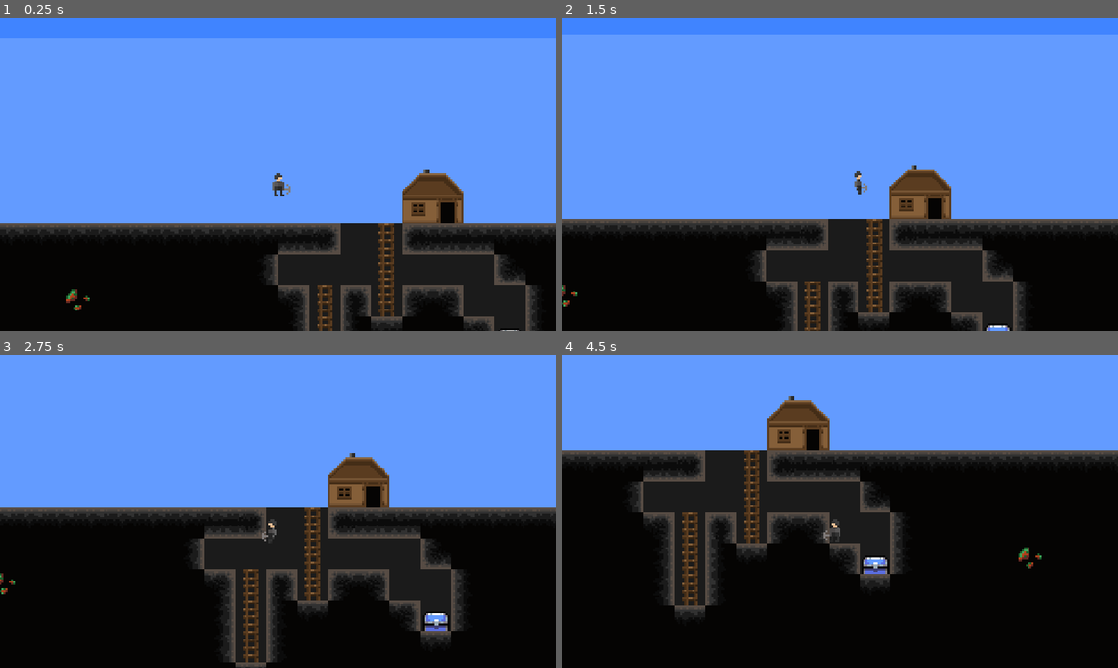
Above: before the commit, frames 1-4 (two rows, left to right).
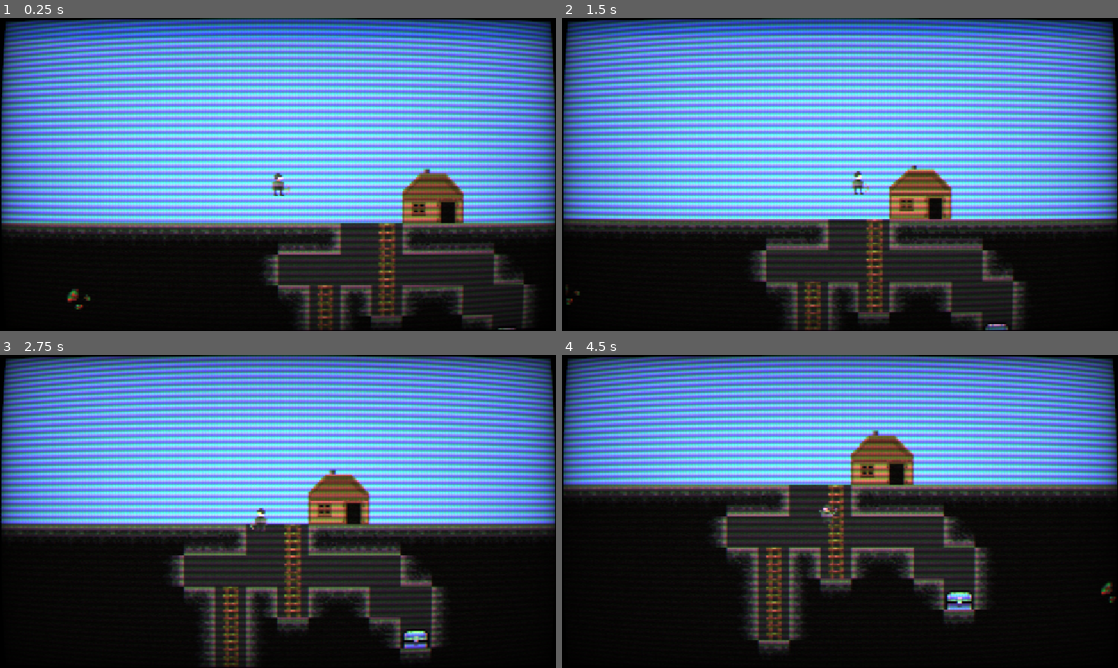
Above: after the commit, the same moments.

Repository: jonasz-lazar-pwr/hollow-depths-game
Game: Godot game, scene res://scenes/game.tscn
Two runs of this game, one before a commit and one after it. Both use one fixed random seed, a clock stepped at 60 frames per second and the inputs below.
Inputs (mouse positions are in pixels of both pictures, inside the frame that each line leads up to):
- Up to frame 1 (0.25 s): no input
- Up to frame 2 (1.5 s): move the mouse to (962, 158) at 0.52 s; press the mouse at (962, 158) at 0.53 s; hold D (right) from 0.53 s (still down); tap Space (jump) at 0.77, 0.8, 1.07, 1.35 s; move the mouse to (728, 190) at 1.27 s; release the mouse at (728, 190) at 1.28 s
- Up to frame 3 (2.75 s): tap Space (jump) at 1.52, 1.82, 2.3 s; click (166, 527) at 1.55 s; move the mouse to (333, 442) at 2.02 s; release D (right) at 2.03 s; press the mouse at (333, 442) at 2.03 s; hold A (left) from 2.03 s (still down)
- Up to frame 4 (4.5 s): move the mouse to (812, 574) at 2.77 s; release A (left) at 2.78 s; release the mouse at (812, 574) at 2.78 s; hold D (right) 2.78-4.28 s; click (812, 574) at 2.85 s; tap Space (jump) at 3.02, 3.32, 3.6, 3.77, 4.07 s; move the mouse to (1006, 558) at 3.52 s; move the mouse to (673, 464) at 4.27 s; hold A (left) from 4.28 s (still down); click (673, 464) at 4.35 s

The runs differ from the first frame. In frame 1, 64% of the frame differs, in the area x 0-100%, y 0-100%; in frame 2, 63%; in frame 3, 64%; in frame 4, 57%.

Commit message:
add digging

Diff:
--- /dev/null
+++ b/scenes/crt_shader.tscn
@@ -0,0 +1,34 @@
+[gd_scene load_steps=3 format=3 uid="uid://dubr81815qgi"]
+
+[ext_resource type="Shader" uid="uid://dtcblh51mq0of" path="res://shaders/crt.gdshader" id="1_70rfk"]
+
+[sub_resource type="ShaderMaterial" id="ShaderMaterial_ne4ig"]
+shader = ExtResource("1_70rfk")
+shader_parameter/resolution = Vector2(640, 360)
+shader_parameter/scan_line_amount = 1.0
+shader_parameter/warp_amount = 0.1
+shader_parameter/noise_amount = 0.03
+shader_parameter/interference_amount = 0.2
+shader_parameter/grille_amount = 0.1
+shader_parameter/grille_size = 1.0
+shader_parameter/vignette_amount = 0.6
+shader_parameter/vignette_intensity = 0.4
+shader_parameter/aberation_amount = 0.5
+shader_parameter/roll_line_amount = 0.0
+shader_parameter/roll_speed = 1.0
+shader_parameter/scan_line_strength = -8.0
+shader_parameter/pixel_strength = -2.0
+
+[node name="CRT_Shader" type="Control"]
+layout_mode = 3
+anchors_preset = 15
+anchor_right = 1.0
+anchor_bottom = 1.0
+grow_horizontal = 2
+grow_vertical = 2
+
+[node name="ColorRect" type="ColorRect" parent="."]
+material = SubResource("ShaderMaterial_ne4ig")
+layout_mode = 0
+offset_right = 1153.0
+offset_bottom = 649.0
--- a/scenes/game.tscn
+++ b/scenes/game.tscn
@@ -1,7 +1,8 @@
-[gd_scene load_steps=15 format=4 uid="uid://b1kkjep7v1n52"]
+[gd_scene load_steps=16 format=4 uid="uid://b1kkjep7v1n52"]
 
 [ext_resource type="PackedScene" uid="uid://4yp0qu72jr2b" path="res://scenes/player.tscn" id="1_uwrxv"]
 [ext_resource type="Texture2D" uid="uid://bcm1qkp4dydjd" path="res://assets/sprites/Miner16Bit_AllFiles_v1/Miner16Bit_WorldTiles_02.png" id="1_yqjtg"]
+[ext_resource type="PackedScene" uid="uid://dubr81815qgi" path="res://scenes/crt_shader.tscn" id="2_gee14"]
 [ext_resource type="Texture2D" uid="uid://c637msvthmlc2" path="res://assets/sprites/other/sheet.png" id="2_lnu2h"]
 [ext_resource type="Texture2D" uid="uid://4upmho5qau0g" path="res://assets/sprites/other/Tileset_Cave.png" id="3_iywne"]
 [ext_resource type="Texture2D" uid="uid://7a3no0tyqneu" path="res://assets/sprites/other/tilesetcave.png" id="4_p57ef"]
@@ -9,47 +10,86 @@
 [ext_resource type="PackedScene" uid="uid://dmf6diflfftrc" path="res://scenes/ladder.tscn" id="7_u5sy4"]
 
 [sub_resource type="WorldBoundaryShape2D" id="WorldBoundaryShape2D_yqjtg"]
+distance = -356.0
 
 [sub_resource type="WorldBoundaryShape2D" id="WorldBoundaryShape2D_lnu2h"]
-distance = -136.0
+distance = -524.0
 
 [sub_resource type="TileSetAtlasSource" id="TileSetAtlasSource_lnu2h"]
 texture = ExtResource("1_yqjtg")
 0:0/0 = 0
 0:0/0/physics_layer_0/polygon_0/points = PackedVector2Array(-8, -8, 8, -8, 8, 8, -8, 8)
+0:0/0/custom_data_0 = true
+0:0/0/custom_data_1 = 1.0
 2:0/0 = 0
 2:0/0/physics_layer_0/polygon_0/points = PackedVector2Array(-8, -8, 8, -8, 8, 8, -8, 8)
+2:0/0/custom_data_0 = true
+2:0/0/custom_data_1 = 1.0
 3:0/0 = 0
+3:0/0/custom_data_0 = true
+3:0/0/custom_data_1 = 10.0
 4:0/0 = 0
 4:0/0/physics_layer_0/polygon_0/points = PackedVector2Array(-8, -8, 8, -8, 8, 8, -8, 8)
+4:0/0/custom_data_0 = true
+4:0/0/custom_data_1 = 1.0
 5:0/0 = 0
+5:0/0/custom_data_0 = true
+5:0/0/custom_data_1 = 1.0
 6:0/0 = 0
+6:0/0/custom_data_0 = true
+6:0/0/custom_data_1 = 1.0
 7:0/0 = 0
 0:1/0 = 0
 0:1/0/physics_layer_0/polygon_0/points = PackedVector2Array(-8, -8, 8, -8, 8, 8, -8, 8)
+0:1/0/custom_data_0 = true
+0:1/0/custom_data_1 = 1.0
 1:1/0 = 0
 1:1/0/physics_layer_0/polygon_0/points = PackedVector2Array(-8, -8, 8, -8, 8, 8, -8, 8)
+1:1/0/custom_data_0 = true
+1:1/0/custom_data_1 = 1.0
 2:1/0 = 0
 2:1/0/physics_layer_0/polygon_0/points = PackedVector2Array(-8, -8, 8, -8, 8, 8, -8, 8)
+2:1/0/custom_data_0 = true
+2:1/0/custom_data_1 = 1.0
 4:1/0 = 0
 4:1/0/physics_layer_0/polygon_0/points = PackedVector2Array(-8, -8, 8, -8, 8, 8, -8, 8)
+4:1/0/custom_data_0 = true
+4:1/0/custom_data_1 = 1.0
 5:1/0 = 0
+5:1/0/custom_data_0 = true
+5:1/0/custom_data_1 = 1.0
 6:1/0 = 0
+6:1/0/custom_data_0 = true
+6:1/0/custom_data_1 = 1.0
 7:1/0 = 0
 0:2/0 = 0
 0:2/0/physics_layer_0/polygon_0/points = PackedVector2Array(-8, -8, 8, -8, 8, 8, -8, 8)
+0:2/0/custom_data_0 = true
+0:2/0/custom_data_1 = 1.0
 1:2/0 = 0
 1:2/0/physics_layer_0/polygon_0/points = PackedVector2Array(-8, -8, 8, -8, 8, 8, -8, 8)
+1:2/0/custom_data_0 = true
+1:2/0/custom_data_1 = 1.0
 2:2/0 = 0
 2:2/0/physics_layer_0/polygon_0/points = PackedVector2Array(-8, -8, 8, -8, 8, 8, -8, 8)
+2:2/0/custom_data_0 = true
+2:2/0/custom_data_1 = 1.0
 3:2/0 = 0
 3:2/0/physics_layer_0/polygon_0/points = PackedVector2Array(-8, -8, 8, -8, 8, 8, -8, 8)
+3:2/0/custom_data_0 = true
+3:2/0/custom_data_1 = 1.0
 4:2/0 = 0
 4:2/0/physics_layer_0/polygon_0/points = PackedVector2Array(-8, -8, 8, -8, 8, 8, -8, 8)
+4:2/0/custom_data_0 = true
+4:2/0/custom_data_1 = 1.0
 5:2/0 = 0
 5:2/0/physics_layer_0/polygon_0/points = PackedVector2Array(-8, -8, 8, -8, 8, 8, -8, 8)
+5:2/0/custom_data_0 = true
+5:2/0/custom_data_1 = 1.0
 6:2/0 = 0
 6:2/0/physics_layer_0/polygon_0/points = PackedVector2Array(-8, -8, 8, -8, 8, 8, -8, 8)
+6:2/0/custom_data_0 = true
+6:2/0/custom_data_1 = 1.0
 7:2/0 = 0
 0:3/0 = 0
 1:3/0 = 0
@@ -57,6 +97,7 @@
 3:3/0 = 0
 4:3/0 = 0
 4:3/0/physics_layer_0/polygon_0/points = PackedVector2Array(-8, -8, 8, -8, 8, 8, -8, 8)
+4:3/0/custom_data_0 = true
 5:3/0 = 0
 0:4/0 = 0
 2:4/0 = 0
@@ -80,6 +121,8 @@
 7:7/0 = 0
 1:0/0 = 0
 1:0/0/physics_layer_0/polygon_0/points = PackedVector2Array(-8, -8, 8, -8, 8, 8, -8, 8)
+1:0/0/custom_data_0 = true
+1:0/0/custom_data_1 = 1.0
 
 [sub_resource type="TileSetAtlasSource" id="TileSetAtlasSource_lbhrr"]
 texture = ExtResource("2_lnu2h")
@@ -287,6 +330,10 @@
 
 [sub_resource type="TileSet" id="TileSet_lbhrr"]
 physics_layer_0/collision_layer = 1
+custom_data_layer_0/name = "diggable"
+custom_data_layer_0/type = 1
+custom_data_layer_1/name = "dig_time"
+custom_data_layer_1/type = 3
 sources/3 = SubResource("TileSetAtlasSource_lnu2h")
 sources/4 = SubResource("TileSetAtlasSource_lbhrr")
 sources/5 = SubResource("TileSetAtlasSource_u5sy4")
@@ -299,6 +346,13 @@
 volume_db = -20.0
 autoplay = true
 
+[node name="CRT_Shader" parent="." instance=ExtResource("2_gee14")]
+z_index = 4096
+offset_left = -551.0
+offset_top = -325.0
+offset_right = 753.0
+offset_bottom = 453.0
+
 [node name="LeftBoundry" type="StaticBody2D" parent="."]
 position = Vector2(0, -9)
 
@@ -347,8 +401,9 @@
 [node name="Ladder6" parent="Ladders" instance=ExtResource("7_u5sy4")]
 position = Vector2(25, 40)
 
-[node name="Player" parent="." instance=ExtResource("1_uwrxv")]
+[node name="Player" parent="." node_paths=PackedStringArray("ground_tilemap") instance=ExtResource("1_uwrxv")]
 position = Vector2(0, -19)
+ground_tilemap = NodePath("../TileMap/Ground")
 
 [node name="Camera2D" type="Camera2D" parent="Player"]
 position = Vector2(0, -8)
--- a/scenes/player.tscn
+++ b/scenes/player.tscn
@@ -19,6 +19,74 @@
 atlas = ExtResource("2_g2els")
 region = Rect2(48, 80, 16, 16)
 
+[sub_resource type="AtlasTexture" id="AtlasTexture_60mlk"]
+atlas = ExtResource("2_g2els")
+region = Rect2(0, 96, 16, 16)
+
+[sub_resource type="AtlasTexture" id="AtlasTexture_i4ail"]
+atlas = ExtResource("2_g2els")
+region = Rect2(16, 96, 16, 16)
+
+[sub_resource type="AtlasTexture" id="AtlasTexture_a38lo"]
+atlas = ExtResource("2_g2els")
+region = Rect2(32, 96, 16, 16)
+
+[sub_resource type="AtlasTexture" id="AtlasTexture_4ni07"]
+atlas = ExtResource("2_g2els")
+region = Rect2(48, 96, 16, 16)
+
+[sub_resource type="AtlasTexture" id="AtlasTexture_l71n6"]
+atlas = ExtResource("2_g2els")
+region = Rect2(64, 96, 16, 16)
+
+[sub_resource type="AtlasTexture" id="AtlasTexture_f1ej7"]
+atlas = ExtResource("2_g2els")
+region = Rect2(0, 32, 16, 16)
+
+[sub_resource type="AtlasTexture" id="AtlasTexture_oprun"]
+atlas = ExtResource("2_g2els")
+region = Rect2(16, 32, 16, 16)
+
+[sub_resource type="AtlasTexture" id="AtlasTexture_a8ls1"]
+atlas = ExtResource("2_g2els")
+region = Rect2(32, 32, 16, 16)
+
+[sub_resource type="AtlasTexture" id="AtlasTexture_qfm1y"]
+atlas = ExtResource("2_g2els")
+region = Rect2(48, 32, 16, 16)
+
+[sub_resource type="AtlasTexture" id="AtlasTexture_fulsm"]
+atlas = ExtResource("2_g2els")
+region = Rect2(64, 32, 16, 16)
+
+[sub_resource type="AtlasTexture" id="AtlasTexture_4r5pv"]
+atlas = ExtResource("2_g2els")
+region = Rect2(80, 32, 16, 16)
+
+[sub_resource type="AtlasTexture" id="AtlasTexture_ke2ow"]
+atlas = ExtResource("2_g2els")
+region = Rect2(0, 48, 16, 16)
+
+[sub_resource type="AtlasTexture" id="AtlasTexture_ujl30"]
+atlas = ExtResource("2_g2els")
+region = Rect2(16, 48, 16, 16)
+
+[sub_resource type="AtlasTexture" id="AtlasTexture_31cv2"]
+atlas = ExtResource("2_g2els")
+region = Rect2(32, 48, 16, 16)
+
+[sub_resource type="AtlasTexture" id="AtlasTexture_pf23h"]
+atlas = ExtResource("2_g2els")
+region = Rect2(48, 48, 16, 16)
+
+[sub_resource type="AtlasTexture" id="AtlasTexture_dt7fs"]
+atlas = ExtResource("2_g2els")
+region = Rect2(64, 48, 16, 16)
+
+[sub_resource type="AtlasTexture" id="AtlasTexture_wqfne"]
+atlas = ExtResource("2_g2els")
+region = Rect2(80, 48, 16, 16)
+
 [sub_resource type="AtlasTexture" id="AtlasTexture_qhqgy"]
 atlas = ExtResource("2_g2els")
 region = Rect2(0, 0, 16, 16)
@@ -68,6 +136,72 @@
 }],
 "loop": true,
 "name": &"climb",
+"speed": 5.0
+}, {
+"frames": [{
+"duration": 1.0,
+"texture": SubResource("AtlasTexture_60mlk")
+}, {
+"duration": 1.0,
+"texture": SubResource("AtlasTexture_i4ail")
+}, {
+"duration": 1.0,
+"texture": SubResource("AtlasTexture_a38lo")
+}, {
+"duration": 1.0,
+"texture": SubResource("AtlasTexture_4ni07")
+}, {
+"duration": 1.0,
+"texture": SubResource("AtlasTexture_l71n6")
+}],
+"loop": true,
+"name": &"death",
+"speed": 5.0
+}, {
+"frames": [{
+"duration": 1.0,
+"texture": SubResource("AtlasTexture_f1ej7")
+}, {
+"duration": 1.0,
+"texture": SubResource("AtlasTexture_oprun")
+}, {
+"duration": 1.0,
+"texture": SubResource("AtlasTexture_a8ls1")
+}, {
+"duration": 1.0,
+"texture": SubResource("AtlasTexture_qfm1y")
+}, {
+"duration": 1.0,
+"texture": SubResource("AtlasTexture_fulsm")
+}, {
+"duration": 1.0,
+"texture": SubResource("AtlasTexture_4r5pv")
+}],
+"loop": true,
+"name": &"dig",
+"speed": 5.0
+}, {
+"frames": [{
+"duration": 1.0,
+"texture": SubResource("AtlasTexture_ke2ow")
+}, {
+"duration": 1.0,
+"texture": SubResource("AtlasTexture_ujl30")
+}, {
+"duration": 1.0,
+"texture": SubResource("AtlasTexture_31cv2")
+}, {
+"duration": 1.0,
+"texture": SubResource("AtlasTexture_pf23h")
+}, {
+"duration": 1.0,
+"texture": SubResource("AtlasTexture_dt7fs")
+}, {
+"duration": 1.0,
+"texture": SubResource("AtlasTexture_wqfne")
+}],
+"loop": true,
+"name": &"dig_under",
 "speed": 5.0
 }, {
 "frames": [{
@@ -117,7 +251,7 @@
 [node name="AnimatedSprite2D" type="AnimatedSprite2D" parent="."]
 position = Vector2(0, -8)
 sprite_frames = SubResource("SpriteFrames_ur7pv")
-animation = &"climb"
+animation = &"death"
 autoplay = "idle"
 
 [node name="CollisionShape2D" type="CollisionShape2D" parent="."]
--- a/scripts/player.gd
+++ b/scripts/player.gd
@@ -1,58 +1,108 @@
 extends CharacterBody2D
 
-const SPEED = 50.0;
-const JUMP_VELOCITY = -75.0;
-const CLIMB_SPEED = 30.0;
-var ladder_stack = 0;
+const SPEED = 50.0
+const JUMP_VELOCITY = -75.0
+const CLIMB_SPEED = 30.0
+const DIG_REACH = 1
+
+var ladder_stack = 0
+
+@export var ground_tilemap: TileMapLayer
+const TILE_SIZE = 16 # Upewnij się, że to poprawny rozmiar kafelka
 
 func _ready() -> void:
+    if not ground_tilemap:
+        printerr("Player: Ground TileMapLayer not assigned!")
+
     for ladder in get_tree().get_nodes_in_group("ladders"):
         ladder.entered_ladder.connect(_on_ladder_entered)
         ladder.exited_ladder.connect(_on_ladder_exited)
 
+func _input(event: InputEvent) -> void:
+    if event.is_action_pressed("dig"):
+        handle_digging()
+
 func _physics_process(delta: float) -> void:
-    if not is_on_floor():
+    if not is_on_floor() and ladder_stack == 0:
         velocity += get_gravity() * delta / 6
 
     if Input.is_action_just_pressed("jump") and is_on_floor():
         velocity.y = JUMP_VELOCITY
-        $AnimatedSprite2D.speed_scale = 0
-    if velocity.y == 0:
-        $AnimatedSprite2D.speed_scale = 1
 
-    if Input.is_action_pressed("left"):
-        velocity.x = -SPEED
-        if ladder_stack == 0:
-            $AnimatedSprite2D.animation = "walk"
-            $AnimatedSprite2D.flip_h = true
-    if Input.is_action_pressed("right"):
-        velocity.x = SPEED
-        if ladder_stack == 0:
-            $AnimatedSprite2D.animation = "walk"
-            $AnimatedSprite2D.flip_h = false
-    if !Input.is_action_pressed("left") and !Input.is_action_pressed("right"):
-        velocity.x = move_toward(velocity.x, 0, SPEED * 2)
+    var direction_x = Input.get_axis("left", "right")
+    if direction_x:
+        velocity.x = direction_x * SPEED
+    else:
+        velocity.x = move_toward(velocity.x, 0, SPEED)
 
     if ladder_stack >= 1:
+        set_collision_mask_value(1, false) # Wyłącz kolizję ze światem na drabinie
         velocity.y = 0
-        if Input.is_action_pressed("up"):
+        var direction_y = Input.get_axis("up", "down")
+        velocity.y = direction_y * CLIMB_SPEED
+
+        if direction_y != 0 or direction_x != 0:
             $AnimatedSprite2D.animation = "climb"
-            velocity.y = -CLIMB_SPEED
-            $AnimatedSprite2D.speed_scale = -1
-        if Input.is_action_pressed("down"):
+            $AnimatedSprite2D.play()
+            $AnimatedSprite2D.speed_scale = 1
+        else:
             $AnimatedSprite2D.animation = "climb"
-            velocity.y = CLIMB_SPEED
-            $AnimatedSprite2D.speed_scale = 1
-        if !Input.is_action_pressed("up") and !Input.is_action_pressed("down") and !Input.is_action_pressed("left") and !Input.is_action_pressed("right"):
-            $AnimatedSprite2D.speed_scale = 0
+            $AnimatedSprite2D.pause()
+            $AnimatedSprite2D.frame = 0 # Ustaw na pierwszą klatkę animacji wspinania
 
-    if velocity.x == 0 and velocity.y == 0 and ladder_stack == 0:
-        $AnimatedSprite2D.animation = "idle"
+        if direction_x != 0:
+             $AnimatedSprite2D.flip_h = direction_x < 0
+
+    else:
+        set_collision_mask_value(1, true) # Włącz kolizję ze światem
+        if is_on_floor():
+            if direction_x != 0:
+                $AnimatedSprite2D.animation = "walk"
+                $AnimatedSprite2D.flip_h = direction_x < 0
+                $AnimatedSprite2D.play()
+            else:
+                $AnimatedSprite2D.animation = "idle"
+                $AnimatedSprite2D.play()
+        else:
+            $AnimatedSprite2D.animation = "idle"
+            $AnimatedSprite2D.play()
 
     move_and_slide()
+
+func handle_digging():
+    if not ground_tilemap: return
+    var mouse_pos = get_global_mouse_position()
+    var target_map_coords = ground_tilemap.local_to_map(mouse_pos)
+    var player_map_coords = ground_tilemap.local_to_map(global_position) # Użyj global_position
+
+    # 4. Sprawdź odległość/sąsiedztwo
+    # Oblicz różnicę w koordynatach X i Y
+    var dx = abs(target_map_coords.x - player_map_coords.x)
+    var dy = abs(target_map_coords.y - player_map_coords.y)
+
+    # Sprawdź, czy kafelek jest w zasięgu (np. w kwadracie 5x5 wokół gracza dla DIG_REACH=2)
+    if dx <= DIG_REACH and dy <= DIG_REACH:
+        var tile_data = ground_tilemap.get_cell_tile_data(target_map_coords)
+        if tile_data:
+            var is_diggable = tile_data.get_custom_data("diggable")
+            if is_diggable:
+                print("Digging tile at map coordinates: ", target_map_coords)
+                var specific_dig_time = tile_data.get_custom_data("dig_time")
+                if specific_dig_time > 0:
+                    $AnimatedSprite2D.flip_h = mouse_pos.x < player_map_coords.x
+                    $AnimatedSprite2D.animation = "dig"
+                    # Usuń kafelek
+                    ground_tilemap.set_cell(target_map_coords, -1)
+            else:
+                print("Tile at ", target_map_coords, " is not diggable.")
+        else:
+            print("No tile to dig at map coordinates: ", target_map_coords)
+    else:
+        print("Target tile at ", target_map_coords, " is too far from player at ", player_map_coords)
 
 func _on_ladder_entered():
     ladder_stack += 1
 
 func _on_ladder_exited():
     ladder_stack -= 1
+    if ladder_stack < 0: ladder_stack = 0
--- /dev/null
+++ b/shaders/crt.gdshader
@@ -0,0 +1,183 @@
+/*
+Shader from Godot Shaders - the free shader library.
+
+This shader is under CC0 license. Feel free to use, improve and
+change this shader according to your needs and consider sharing
+the modified result to godotshaders.com.
+
+Optimised and packed by @c64cosmin
+If you do use this please share it with me
+Would love to see what you're making with it <3
+
+It's a combination of these two shaders
+~godotshaders.com/shader/VHS-and-CRT-monitor-effect
+godotshaders.com/shader/crt-shader-with-realistic-blurring/
+
+CRT grille and rolling lines made by @c64cosmin
+Vignette and warping effect was made by pend00
+Scanlines are from "TimothyLottes" FROM SHADERTOY
+Then ported by AHOPNESS (@ahopness)
+https://www.shadertoy.com/view/MsjXzh
+*/
+
+shader_type canvas_item;
+
+uniform sampler2D SCREEN_TEXTURE: hint_screen_texture;
+
+uniform vec2 resolution = vec2(320.0, 180.0);
+
+uniform float scan_line_amount :hint_range(0.0, 1.0) = 1.0;
+uniform float warp_amount :hint_range(0.0, 5.0) = 0.1;
+uniform float noise_amount :hint_range(0.0, 0.3) = 0.03;
+uniform float interference_amount :hint_range(0.0, 1.0) = 0.2;
+uniform float grille_amount :hint_range(0.0, 1.0) = 0.1;
+uniform float grille_size :hint_range(1.0, 5.0) = 1.0;
+uniform float vignette_amount :hint_range(0.0, 2.0) = 0.6;
+uniform float vignette_intensity : hint_range(0.0, 1.0) = 0.4;
+uniform float aberation_amount :hint_range(0.0, 1.0) = 0.5;
+uniform float roll_line_amount :hint_range(0.0, 1.0) = 0.3;
+uniform float roll_speed :hint_range(-8.0, 8.0) = 1.0;
+uniform float scan_line_strength :hint_range(-12.0, -1.0) = -8.0;
+uniform float pixel_strength :hint_range(-4.0, 0.0) = -2.0;
+
+float random(vec2 uv){
+    return fract(cos(uv.x * 83.4827 + uv.y * 92.2842) * 43758.5453123);
+}
+
+vec3 fetch_pixel(vec2 uv, vec2 off){
+	vec2 pos = floor(uv * resolution + off) / resolution + vec2(0.5) / resolution;
+
+	float noise = 0.0;
+	if(noise_amount > 0.0){
+		noise = random(pos + fract(TIME)) * noise_amount;
+	}
+
+	if(max(abs(pos.x - 0.5), abs(pos.y - 0.5)) > 0.5){
+		return vec3(0.0, 0.0, 0.0);
+	}
+
+	vec3 clr = texture(SCREEN_TEXTURE , pos, -16.0).rgb + noise;
+	return clr;
+}
+
+// Distance in emulated pixels to nearest texel.
+vec2 Dist(vec2 pos){
+	pos = pos * resolution;
+	return - ((pos - floor(pos)) - vec2(0.5));
+}
+
+// 1D Gaussian.
+float Gaus(float pos, float scale){ return exp2(scale * pos * pos); }
+
+// 3-tap Gaussian filter along horz line.
+vec3 Horz3(vec2 pos, float off){
+	vec3 b = fetch_pixel(pos, vec2(-1.0, off));
+	vec3 c = fetch_pixel(pos, vec2( 0.0, off));
+	vec3 d = fetch_pixel(pos, vec2( 1.0, off));
+	float dst = Dist(pos).x;
+
+	// Convert distance to weight.
+	float scale = pixel_strength;
+	float wb = Gaus(dst - 1.0, scale);
+	float wc = Gaus(dst + 0.0, scale);
+	float wd = Gaus(dst + 1.0, scale);
+
+	// Return filtered sample.
+	return (b * wb + c * wc + d * wd) / (wb + wc + wd);
+}
+
+// Return scanline weight.
+float Scan(vec2 pos, float off){
+	float dst = Dist(pos).y;
+
+	return Gaus(dst + off, scan_line_strength);
+}
+
+// Allow nearest three lines to effect pixel.
+vec3 Tri(vec2 pos){
+	vec3 clr = fetch_pixel(pos, vec2(0.0));
+	if(scan_line_amount > 0.0){
+		vec3 a = Horz3(pos,-1.0);
+		vec3 b = Horz3(pos, 0.0);
+		vec3 c = Horz3(pos, 1.0);
+
+		float wa = Scan(pos,-1.0);
+		float wb = Scan(pos, 0.0);
+		float wc = Scan(pos, 1.0);
+
+		vec3 scanlines = a * wa + b * wb + c * wc;
+		clr = mix(clr, scanlines, scan_line_amount);
+	}
+	return clr;
+}
+
+// Takes in the UV and warps the edges, creating the spherized effect
+vec2 warp(vec2 uv){
+	vec2 delta = uv - 0.5;
+	float delta2 = dot(delta.xy, delta.xy);
+	float delta4 = delta2 * delta2;
+	float delta_offset = delta4 * warp_amount;
+
+	vec2 warped = uv + delta * delta_offset;
+	return (warped - 0.5) / mix(1.0,1.2,warp_amount/5.0) + 0.5;
+}
+
+float vignette(vec2 uv){
+	uv *= 1.0 - uv.xy;
+	float vignette = uv.x * uv.y * 15.0;
+	return pow(vignette, vignette_intensity * vignette_amount);
+}
+
+float floating_mod(float a, float b){
+	return a - b * floor(a/b);
+}
+
+vec3 grille(vec2 uv){
+	float unit = PI / 3.0;
+	float scale = 2.0*unit/grille_size;
+	float r = smoothstep(0.5, 0.8, cos(uv.x*scale - unit));
+	float g = smoothstep(0.5, 0.8, cos(uv.x*scale + unit));
+	float b = smoothstep(0.5, 0.8, cos(uv.x*scale + 3.0*unit));
+	return mix(vec3(1.0), vec3(r,g,b), grille_amount);
+}
+
+float roll_line(vec2 uv){
+	float x = uv.y * 3.0 - TIME * roll_speed;
+	float f = cos(x) * cos(x * 2.35 + 1.1) * cos(x * 4.45 + 2.3);
+	float roll_line = smoothstep(0.5, 0.9, f);
+	return roll_line * roll_line_amount;
+}
+
+void fragment(){
+	vec2 pix = FRAGCOORD.xy;
+	vec2 pos = warp(SCREEN_UV);
+
+	float line = 0.0;
+	if(roll_line_amount > 0.0){
+		line = roll_line(pos);
+	}
+
+	vec2 sq_pix = floor(pos * resolution) / resolution + vec2(0.5) / resolution;
+	if(interference_amount + roll_line_amount > 0.0){
+		float interference = random(sq_pix.yy + fract(TIME));
+		pos.x += (interference * (interference_amount + line * 6.0)) / resolution.x;
+	}
+
+	vec3 clr = Tri(pos);
+	if(aberation_amount > 0.0){
+		float chromatic = aberation_amount + line * 2.0;
+		vec2 chromatic_x = vec2(chromatic,0.0) / resolution.x;
+		vec2 chromatic_y = vec2(0.0, chromatic/2.0) / resolution.y;
+		float r = Tri(pos - chromatic_x).r;
+		float g = Tri(pos + chromatic_y).g;
+		float b = Tri(pos + chromatic_x).b;
+		clr = vec3(r,g,b);
+	}
+
+	if(grille_amount > 0.0)clr *= grille(pix);
+	clr *= 1.0 + scan_line_amount * 0.6 + line * 3.0 + grille_amount * 2.0;
+	if(vignette_amount > 0.0)clr *= vignette(pos);
+
+	COLOR.rgb = clr;
+	COLOR.a = 1.0;
+}
Not shown: 1 places in scenes/player.tscn that only renumber resources
Not shown, added: shaders/crt.gdshader.uid
Not shown, changed: README.md
